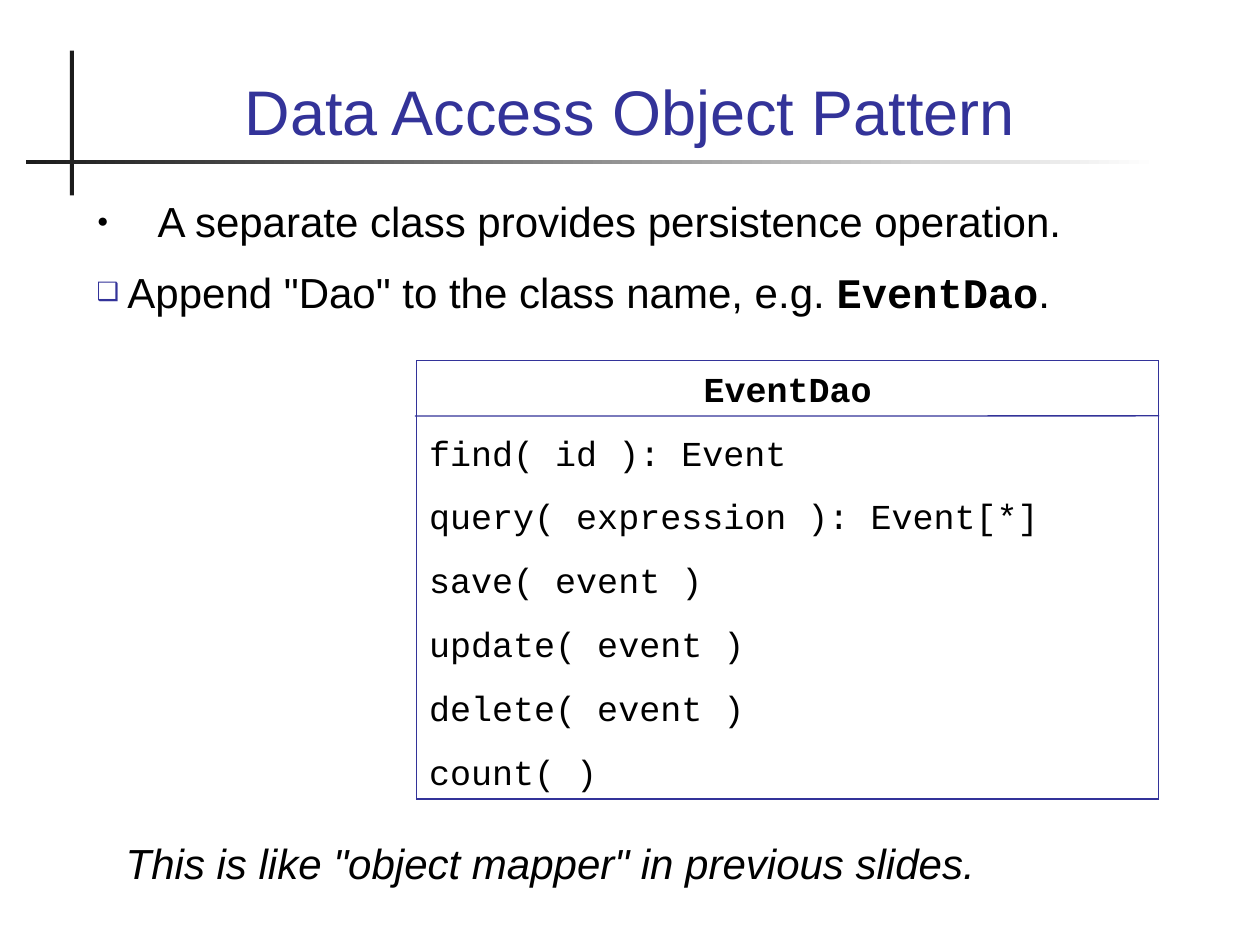
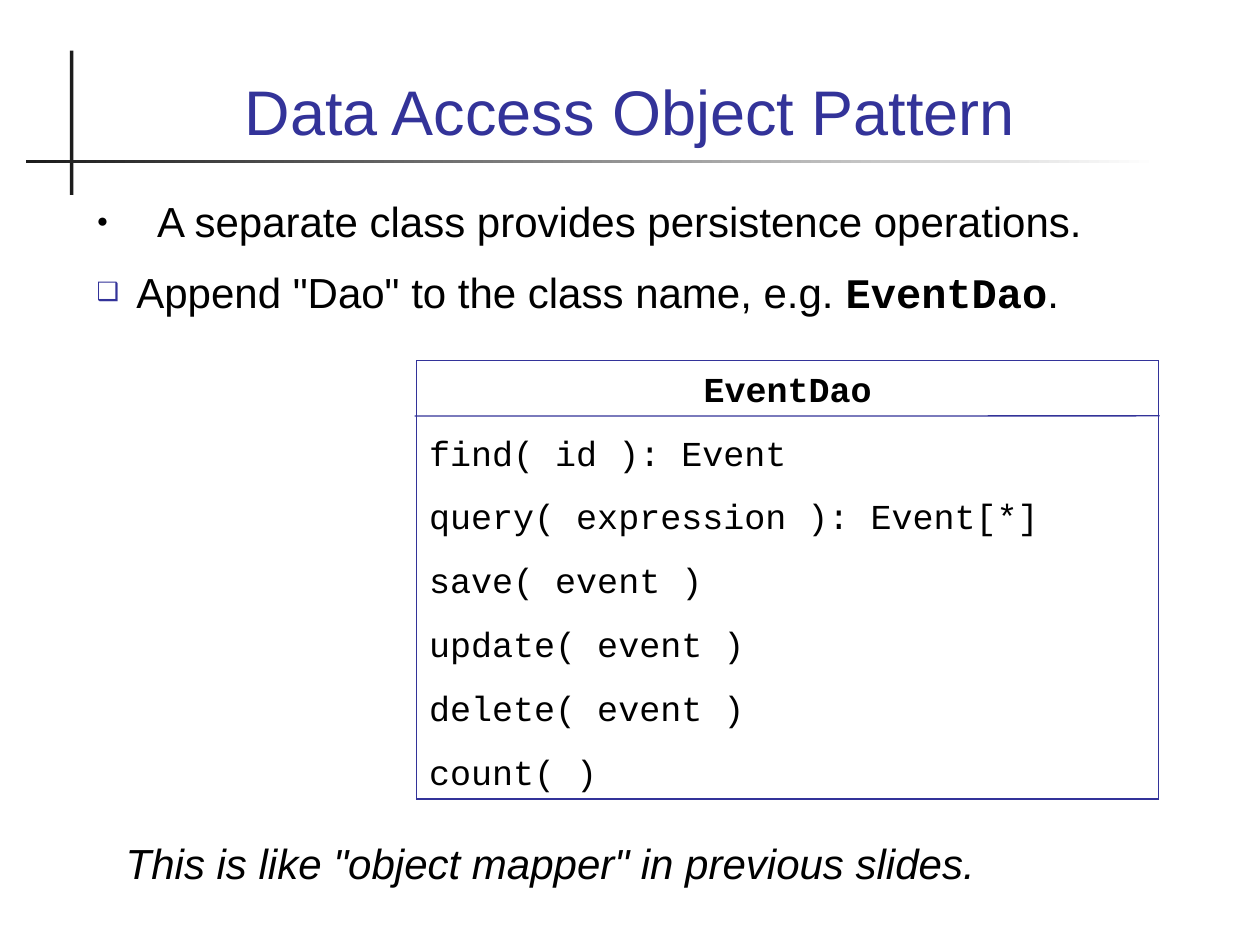
Before and after one commit to cpske/ISP, a slide deck: slide 17 of database/Persistence-and-ORM.ppt (slide 18 before the commit). Drawn at 1260x945 pixels with LibreOffice and Linux fonts; fonts in the diff are those of the drawing. Boxes give left, top, right and bottom in pixels: in the first picture for what was removed or moved away, otherwise in the second. Text is boxed around its words. In the diff, an @@ line names an element or a change of style, - is before the commit and + after.

Commit message:
add data types and queries to database slides

```diff
--- a/database/Persistence-and-ORM.ppt
+++ b/database/Persistence-and-ORM.ppt
@@ text at [157,206,1082,245]: text changed @@
-● A separate class provides persistence operation.
+● A separate class provides persistence operations.
```
Also in this commit, not shown: 14 other slides changed, 3 slides added, 1 slide removed, 3 other files.
